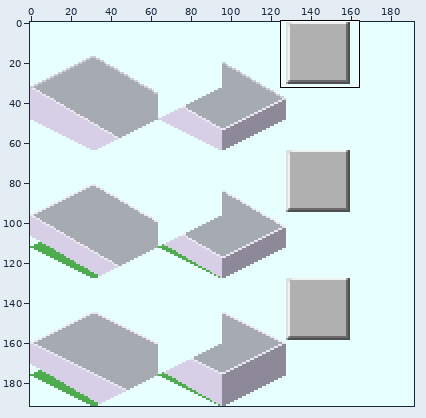
Edited in one commit: sprite sheet (Cublic/Join_Stair/Join_Stair_1-2-1.png). Above, an overview of the earlier version with the close-up marked.
Close-up. Before the edit:
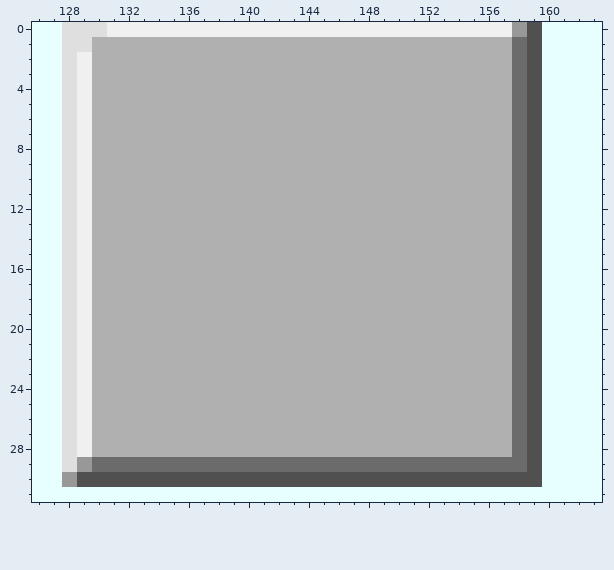
The file is 192x192 pixels. Shown: x 126..163, y 0..31.
New version:
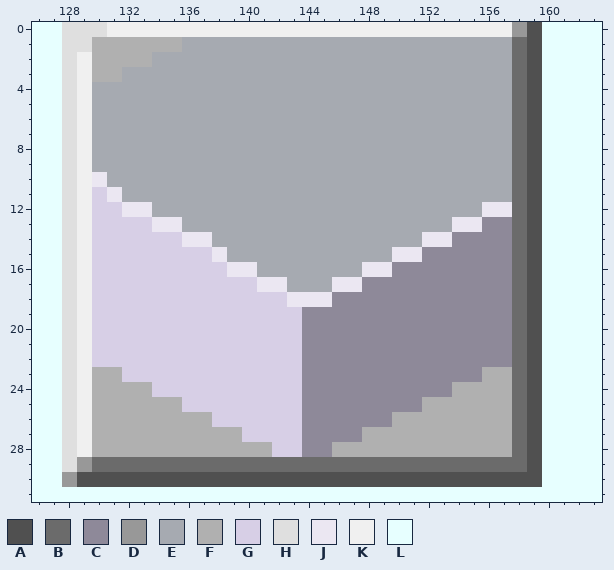
Palette (. is transparent): A #505050  B #6b6b6b  C #8e8999  D #989898  E #a6aab1  F #b0b0b0  G #d7cfe6  H #dfdfdf  J #ebe7f2  K #f0f0f0  L #e7ffff
From old to new:
@@ x 126..163 @@
  0 LLHHHKKKKKKKKKKKKKKKKKKKKKKKKKKKDALLLL
- 1 LLHHFFFFFFFFFFFFFFFFFFFFFFFFFFFFBALLLL
- 2 LLHKFFFFFFFFFFFFFFFFFFFFFFFFFFFFBALLLL
- 3 LLHKFFFFFFFFFFFFFFFFFFFFFFFFFFFFBALLLL
- 4 LLHKFFFFFFFFFFFFFFFFFFFFFFFFFFFFBALLLL
- 5 LLHKFFFFFFFFFFFFFFFFFFFFFFFFFFFFBALLLL
- 6 LLHKFFFFFFFFFFFFFFFFFFFFFFFFFFFFBALLLL
- 7 LLHKFFFFFFFFFFFFFFFFFFFFFFFFFFFFBALLLL
- 8 LLHKFFFFFFFFFFFFFFFFFFFFFFFFFFFFBALLLL
- 9 LLHKFFFFFFFFFFFFFFFFFFFFFFFFFFFFBALLLL
-10 LLHKFFFFFFFFFFFFFFFFFFFFFFFFFFFFBALLLL
-11 LLHKFFFFFFFFFFFFFFFFFFFFFFFFFFFFBALLLL
-12 LLHKFFFFFFFFFFFFFFFFFFFFFFFFFFFFBALLLL
-13 LLHKFFFFFFFFFFFFFFFFFFFFFFFFFFFFBALLLL
-14 LLHKFFFFFFFFFFFFFFFFFFFFFFFFFFFFBALLLL
-15 LLHKFFFFFFFFFFFFFFFFFFFFFFFFFFFFBALLLL
-16 LLHKFFFFFFFFFFFFFFFFFFFFFFFFFFFFBALLLL
-17 LLHKFFFFFFFFFFFFFFFFFFFFFFFFFFFFBALLLL
-18 LLHKFFFFFFFFFFFFFFFFFFFFFFFFFFFFBALLLL
-19 LLHKFFFFFFFFFFFFFFFFFFFFFFFFFFFFBALLLL
-20 LLHKFFFFFFFFFFFFFFFFFFFFFFFFFFFFBALLLL
-21 LLHKFFFFFFFFFFFFFFFFFFFFFFFFFFFFBALLLL
-22 LLHKFFFFFFFFFFFFFFFFFFFFFFFFFFFFBALLLL
-23 LLHKFFFFFFFFFFFFFFFFFFFFFFFFFFFFBALLLL
-24 LLHKFFFFFFFFFFFFFFFFFFFFFFFFFFFFBALLLL
-25 LLHKFFFFFFFFFFFFFFFFFFFFFFFFFFFFBALLLL
-26 LLHKFFFFFFFFFFFFFFFFFFFFFFFFFFFFBALLLL
-27 LLHKFFFFFFFFFFFFFFFFFFFFFFFFFFFFBALLLL
-28 LLHKFFFFFFFFFFFFFFFFFFFFFFFFFFFFBALLLL
+ 1 LLHHFFFFFFEEEEEEEEEEEEEEEEEEEEEEBALLLL
+ 2 LLHKFFFFEEEEEEEEEEEEEEEEEEEEEEEEBALLLL
+ 3 LLHKFFEEEEEEEEEEEEEEEEEEEEEEEEEEBALLLL
+ 4 LLHKEEEEEEEEEEEEEEEEEEEEEEEEEEEEBALLLL
+ 5 LLHKEEEEEEEEEEEEEEEEEEEEEEEEEEEEBALLLL
+ 6 LLHKEEEEEEEEEEEEEEEEEEEEEEEEEEEEBALLLL
+ 7 LLHKEEEEEEEEEEEEEEEEEEEEEEEEEEEEBALLLL
+ 8 LLHKEEEEEEEEEEEEEEEEEEEEEEEEEEEEBALLLL
+ 9 LLHKEEEEEEEEEEEEEEEEEEEEEEEEEEEEBALLLL
+10 LLHKJEEEEEEEEEEEEEEEEEEEEEEEEEEEBALLLL
+11 LLHKGJEEEEEEEEEEEEEEEEEEEEEEEEEEBALLLL
+12 LLHKGGJJEEEEEEEEEEEEEEEEEEEEEEJJBALLLL
+13 LLHKGGGGJJEEEEEEEEEEEEEEEEEEJJCCBALLLL
+14 LLHKGGGGGGJJEEEEEEEEEEEEEEJJCCCCBALLLL
+15 LLHKGGGGGGGGJEEEEEEEEEEEJJCCCCCCBALLLL
+16 LLHKGGGGGGGGGJJEEEEEEEJJCCCCCCCCBALLLL
+17 LLHKGGGGGGGGGGGJJEEEJJCCCCCCCCCCBALLLL
+18 LLHKGGGGGGGGGGGGGJJJCCCCCCCCCCCCBALLLL
+19 LLHKGGGGGGGGGGGGGGCCCCCCCCCCCCCCBALLLL
+20 LLHKGGGGGGGGGGGGGGCCCCCCCCCCCCCCBALLLL
+21 LLHKGGGGGGGGGGGGGGCCCCCCCCCCCCCCBALLLL
+22 LLHKGGGGGGGGGGGGGGCCCCCCCCCCCCCCBALLLL
+23 LLHKFFGGGGGGGGGGGGCCCCCCCCCCCCFFBALLLL
+24 LLHKFFFFGGGGGGGGGGCCCCCCCCCCFFFFBALLLL
+25 LLHKFFFFFFGGGGGGGGCCCCCCCCFFFFFFBALLLL
+26 LLHKFFFFFFFFGGGGGGCCCCCCFFFFFFFFBALLLL
+27 LLHKFFFFFFFFFFGGGGCCCCFFFFFFFFFFBALLLL
+28 LLHKFFFFFFFFFFFFGGCCFFFFFFFFFFFFBALLLL
 29 LLHDBBBBBBBBBBBBBBBBBBBBBBBBBBBBBALLLL
Boxes around the changes in both close-ups, in picture pixels (x1, y1, x2, y2):
changed: (92, 37, 512, 457)
